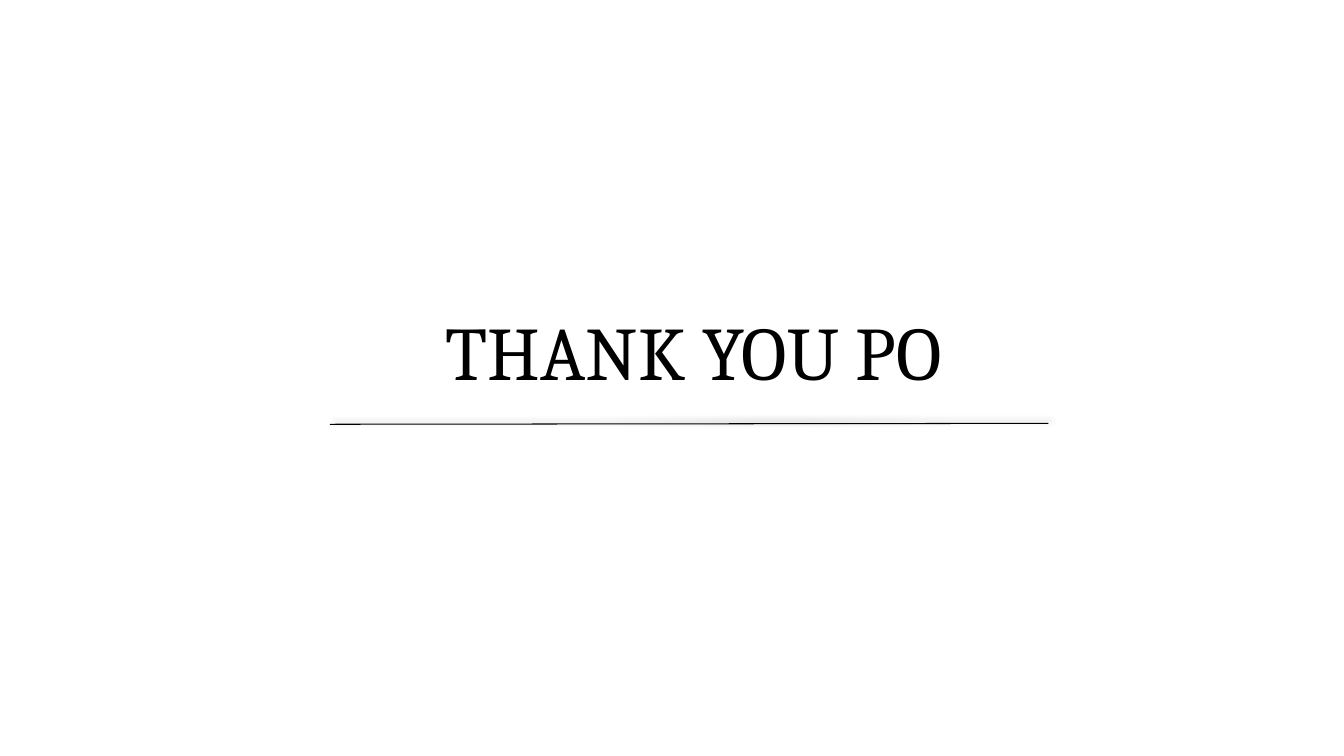
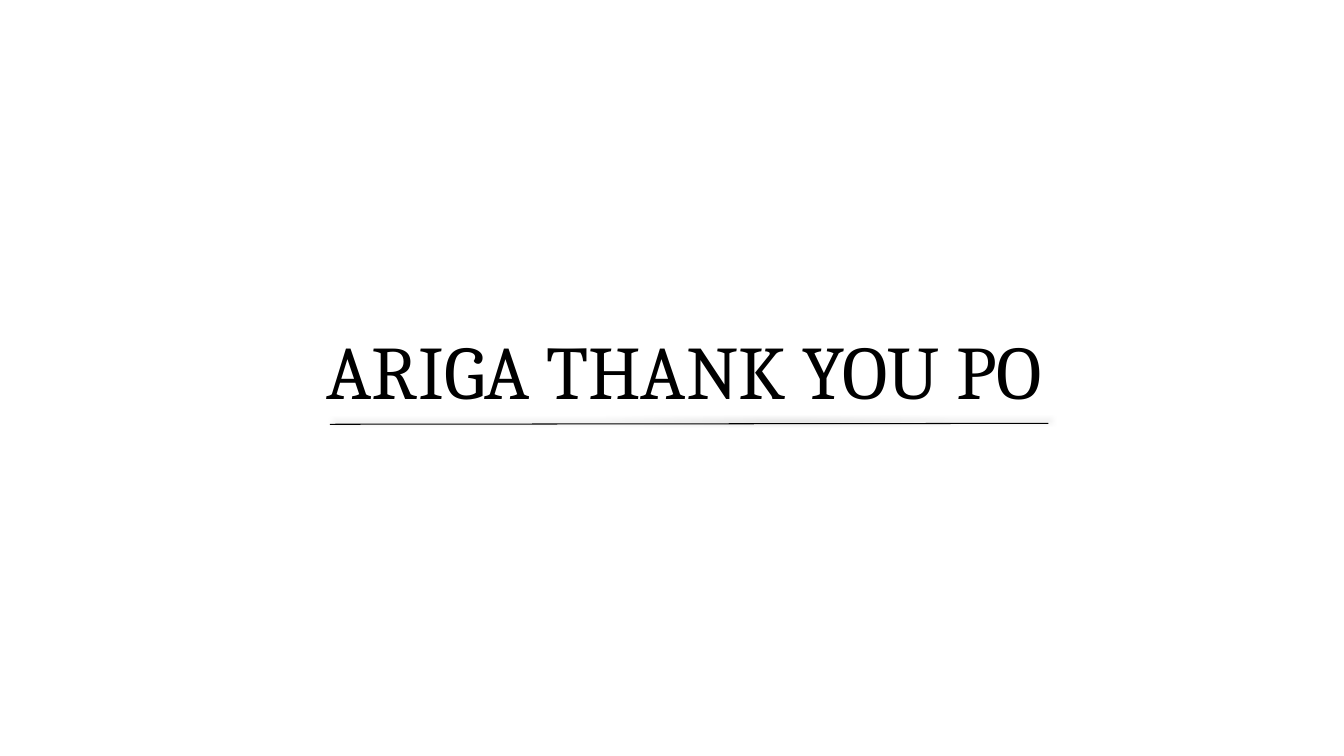
Before and after one commit to madalpaca25/GakuTenSeed, a slide deck: slide 17 of 学校TenSeed.pptx. Drawn at 1344x756 pixels with LibreOffice and Linux fonts; fonts in the diff are those of the drawing; background and template pictures are left out. Boxes give left, top, right and bottom in pixels: in the first picture for what was removed or moved away, otherwise in the second. Text is boxed around its words. In the diff, an @@ line names an element or a change of style, - is before the commit and + after.

```diff
--- a/学校TenSeed.pptx
+++ b/学校TenSeed.pptx
@@ title at [326,348,1042,400]: text changed @@
-THANK YOU PO
+ARIGA THANK YOU PO
```
Also in this commit, not shown: 6 other slides changed.
